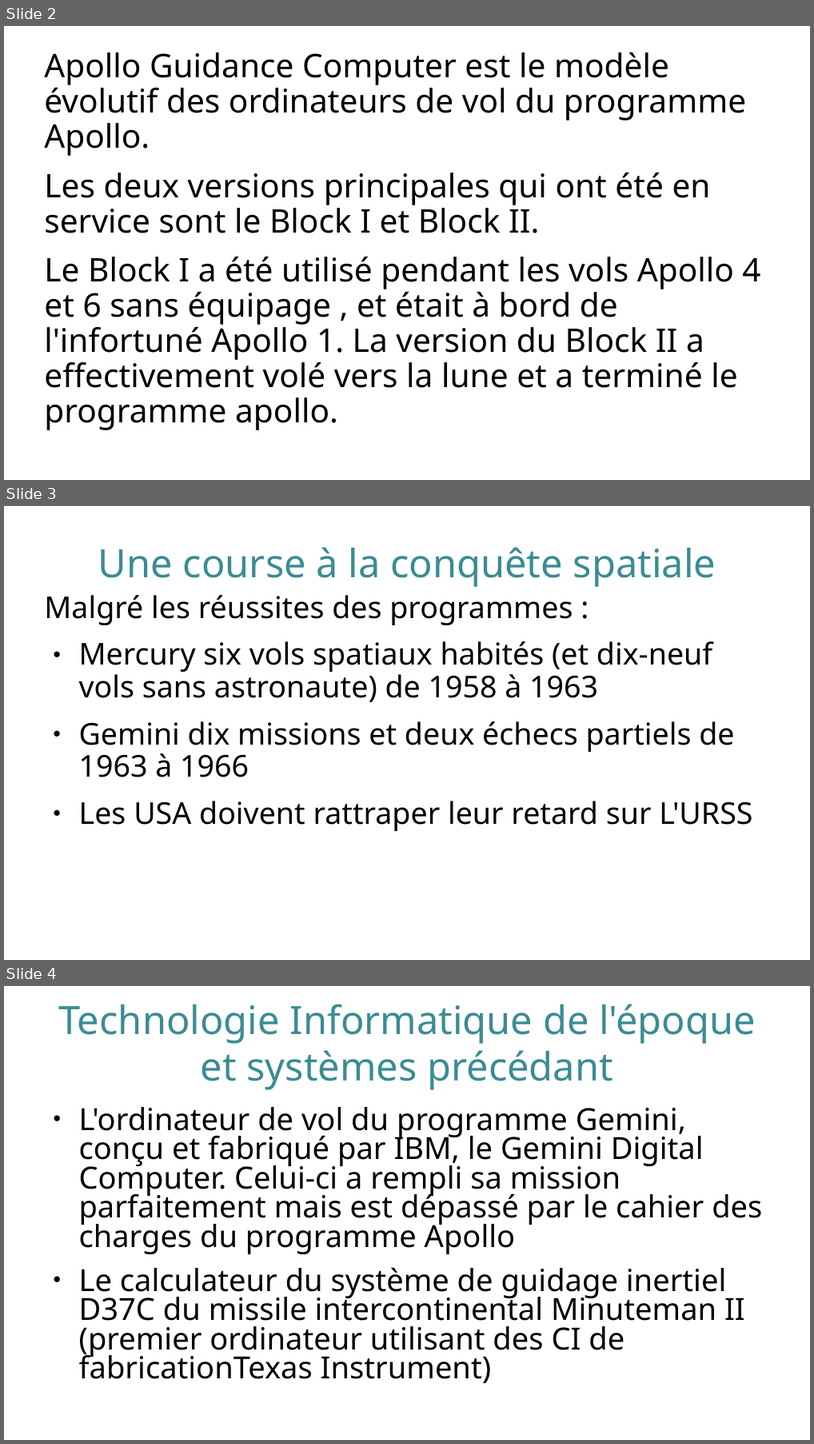
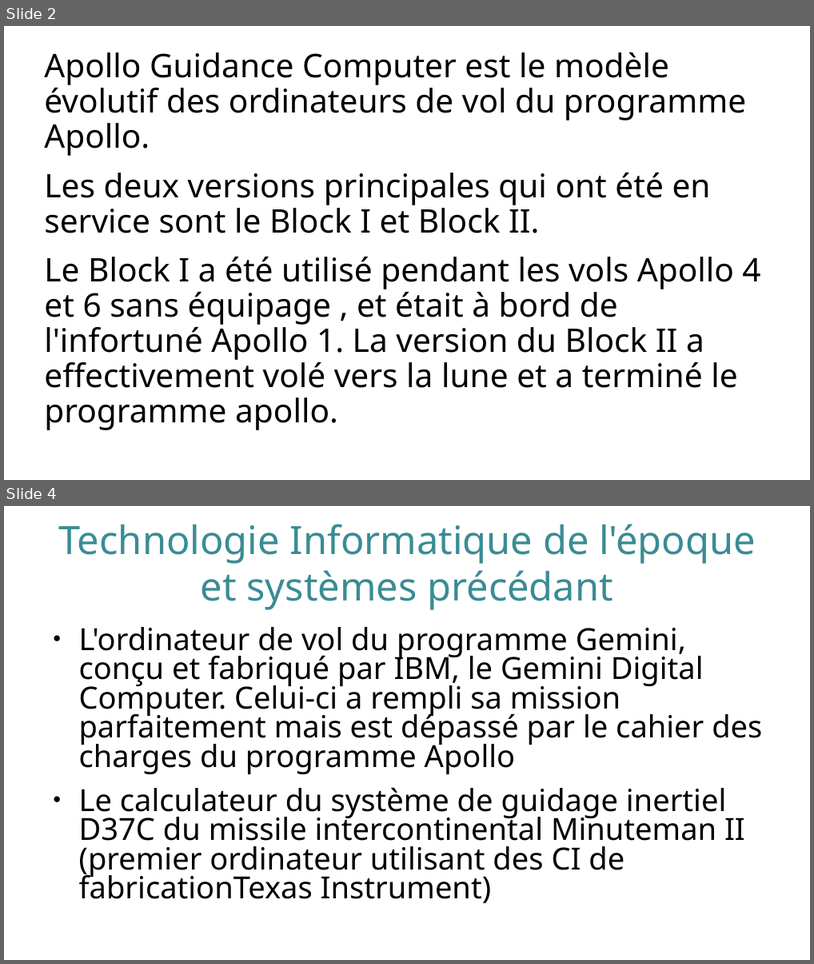
Before and after one commit to RegameyManuel/Presentation-AGC, a slide deck: AGC-Presentation.odp. Shown one above the other, each under a label of ours: slides 2, 3 and 4 before the commit, slides 2 and 4 after it; the slides between them are not shown. The pictures are 814x1444 and 814x964 pixels, drawn with LibreOffice and Linux fonts; fonts in the diff are those of the drawing. Boxes give left, top, right and bottom in pixels: in the first picture for what was removed or moved away, otherwise in the second. Text is boxed around its words. In the diff, an @@ line names an element or a change of style, - is before the commit and + after.

Commit message:
modif mercury gemini apollo

```diff
--- a/AGC-Presentation.odp
+++ b/AGC-Presentation.odp
@@ slide 3 removed at [4,506,810,960], background #FFFFFF @@
@@ title removed at [98,547,716,587] @@
-Une course à la conquête spatiale
@@ text removed at [44,595,753,831] @@
-Malgré les réussites des programmes :
-● Mercury six vols spatiaux habités (et dix-neuf vols sans astronaute) de 1958 à 1963
-● Gemini dix missions et deux échecs partiels de 1963 à 1966
-● Les USA doivent rattraper leur retard sur L'URSS
```
Also in this commit, not shown: 1 slide added, 1 other file.
